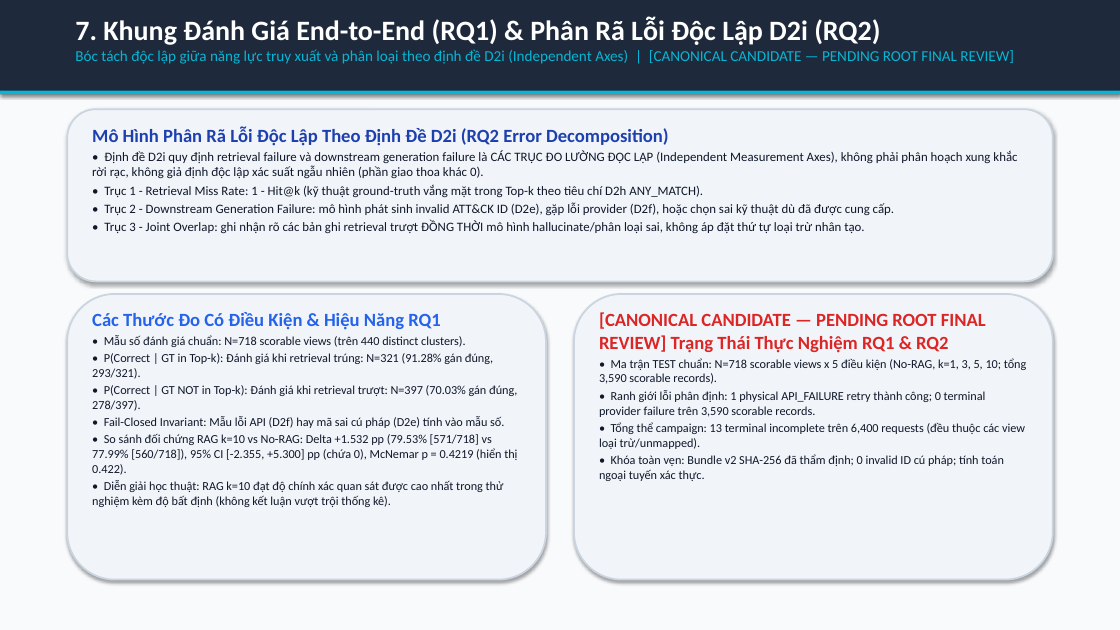
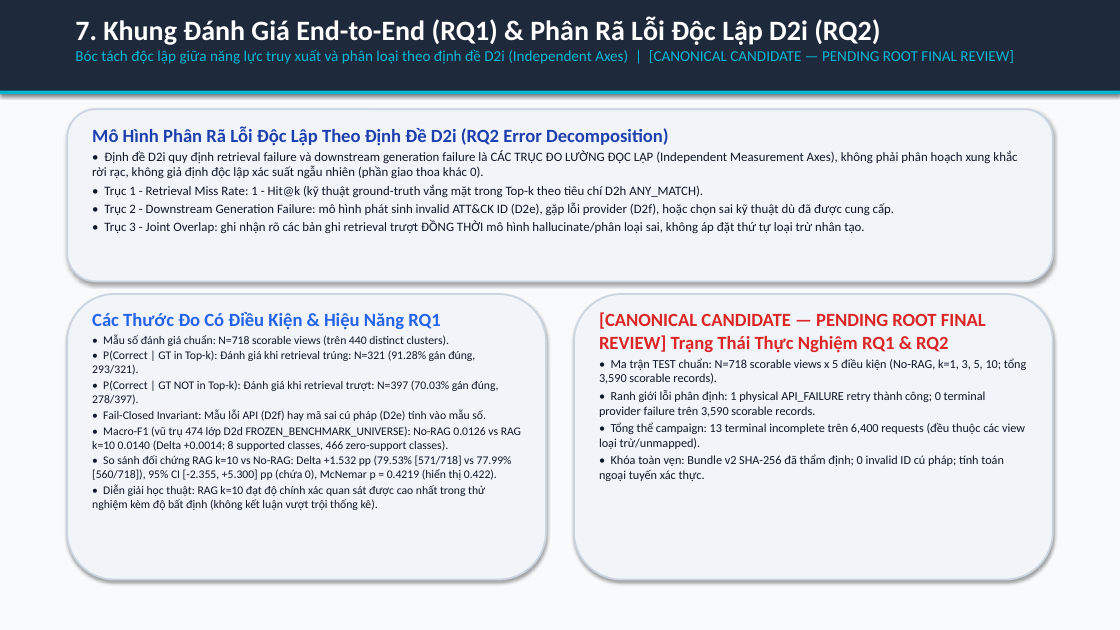
Before and after one commit to habachcp6/RAG2ATTCK, a slide deck: slide 8 of docs/presentation/slides.pptx. Drawn at 1120x630 pixels with LibreOffice and Linux fonts; fonts in the diff are those of the drawing. Boxes give left, top, right and bottom in pixels: in the first picture for what was removed or moved away, otherwise in the second. Text is boxed around its words. In the diff, an @@ line names an element or a change of style, - is before the commit and + after.

```diff
--- a/docs/presentation/slides.pptx
+++ b/docs/presentation/slides.pptx
@@ text at <box>92,334,512,510</box>: size 10.5 to 10 pt in "• Mẫu số đánh giá chuẩn: N=718 ...", "• P(Correct | GT in Top-k): Đánh ...", "• P(Correct | GT NOT in Top-k): ...", "• Fail-Closed Invariant: Mẫu lỗi API (D2f) ..." and 2 more places @@
@@ text at <box>92,426,521,451</box>: paragraph added @@
+• Macro-F1 (vũ trụ 474 lớp D2d FROZEN_BENCHMARK_UNIVERSE): No-RAG 0.0126 vs RAG k=10 0.0140 (Delta +0.0014; 8 supported classes, 466 zero-support classes).
```
Also in this commit, not shown: 3 other slides changed, 10 other files.
